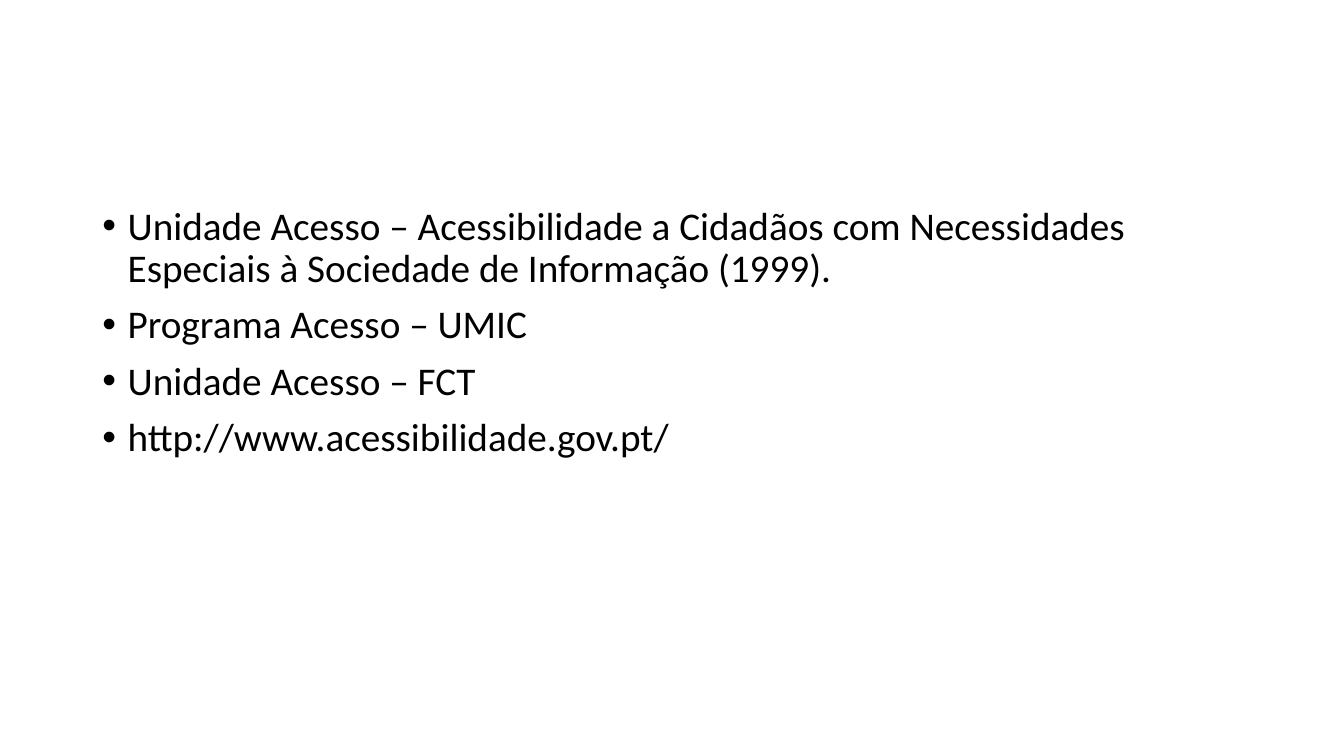
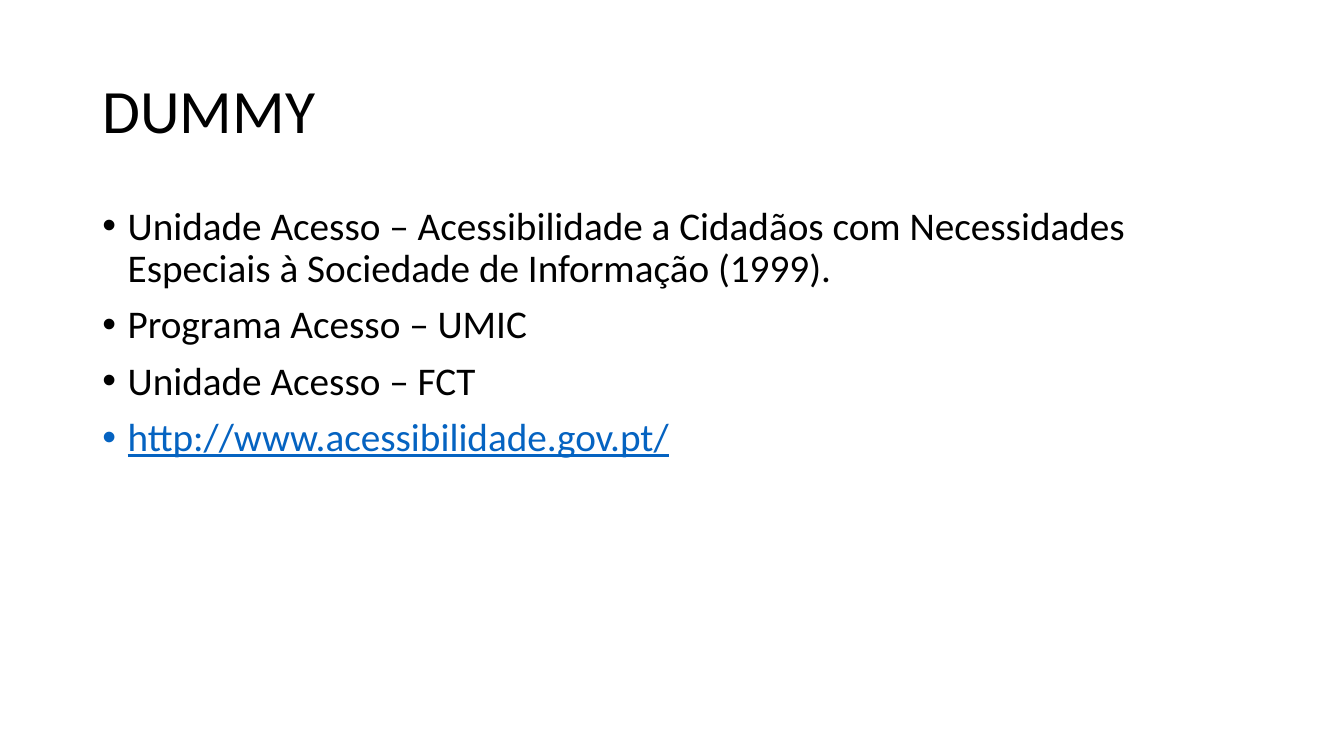
Before and after one commit to aborba/tertulias-nodejs, a slide deck: slide 3 of docs/Accessibility a22908.pptx (slide 2 before the commit). Drawn at 1344x756 pixels with LibreOffice and Linux fonts; fonts in the diff are those of the drawing. Boxes give left, top, right and bottom in pixels: in the first picture for what was removed or moved away, otherwise in the second. Text is boxed around its words. In the diff, an @@ line names an element or a change of style, - is before the commit and + after.

```diff
--- a/docs/Accessibility a22908.pptx
+++ b/docs/Accessibility a22908.pptx
@@ title added at [102,93,315,134], 44 pt, text #000000 @@
+DUMMY
@@ text at [128,423,669,458]: text colour #000000 to #0563C1, underline on in "http://www.acessibilidade.gov.pt/" @@
```
Also in this commit, not shown: 4 other slides changed, 3 slides added, 1 slide removed.
